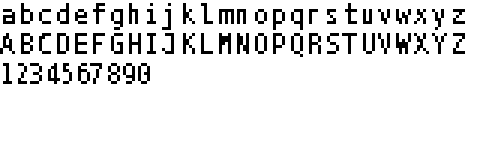
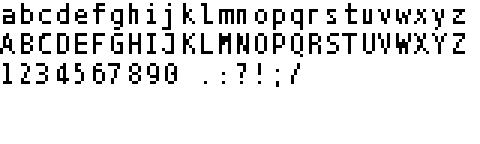
Layers edited between the first and the second 480×144 image:
painted on "abcdefghijklmno..." over bbox(18, 63, 300, 87)
